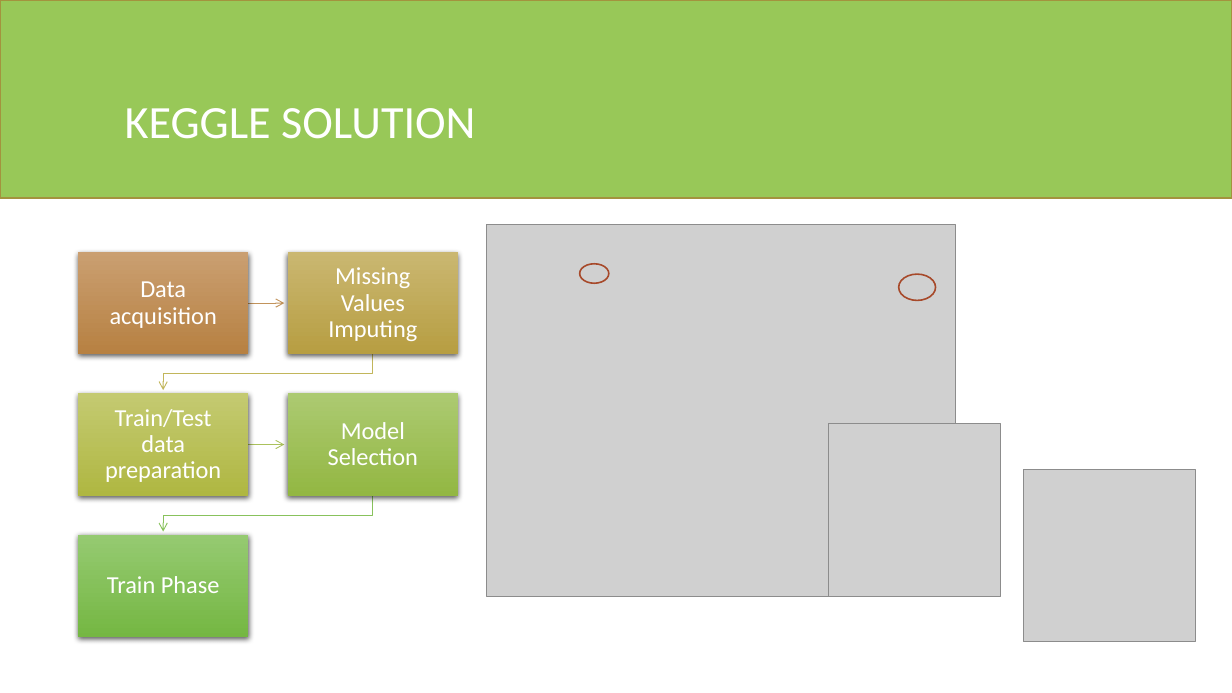
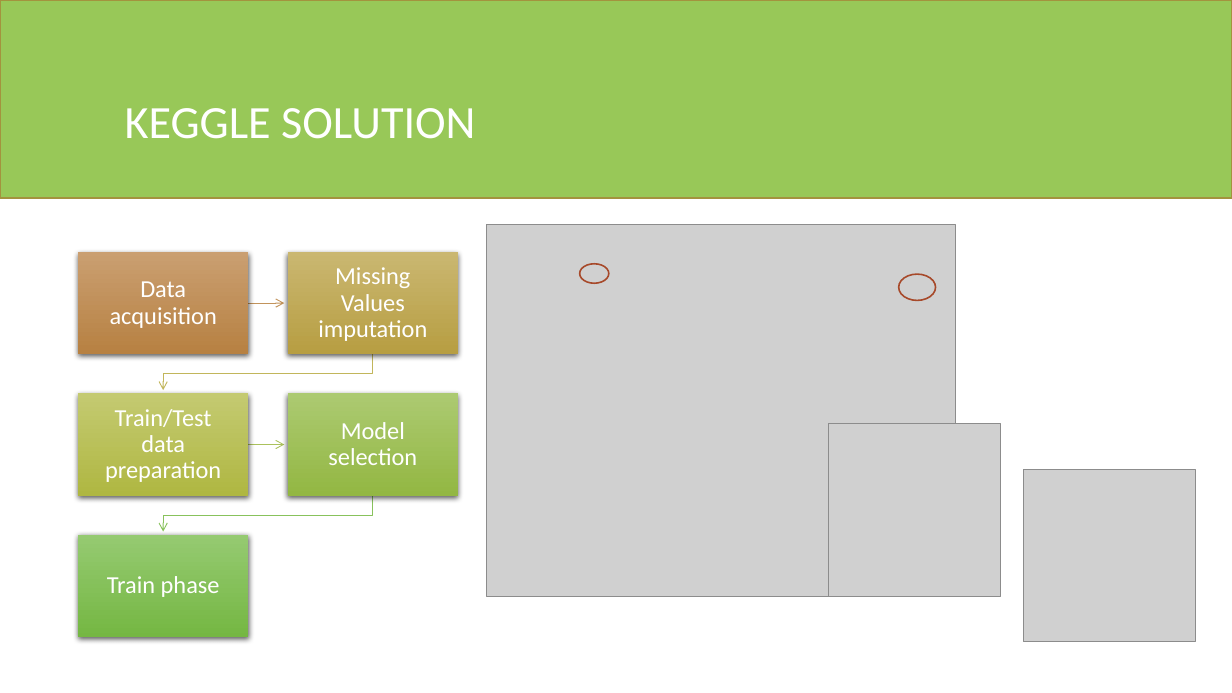
Before and after one commit to fedeloper/Biometrics2021, a slide deck: slide 9 of Facial Keypoints Detector.pptx. Drawn at 1232x693 pixels with LibreOffice and Linux fonts; fonts in the diff are those of the drawing; grey boxes stand for pictures. Boxes give left, top, right and bottom in pixels: in the first picture for what was removed or moved away, otherwise in the second. Text is boxed around its words. In the diff, an @@ line names an element or a change of style, - is before the commit and + after.

```diff
--- a/Facial Keypoints Detector.pptx
+++ b/Facial Keypoints Detector.pptx
@@ text at box(318, 267, 427, 341): text changed @@
-Missing Values Imputing
+Missing Values imputation
@@ text at box(328, 422, 417, 465): text changed @@
-Model Selection
+Model selection
@@ text at box(107, 576, 220, 597): text changed @@
-Train Phase
+Train phase
```
Also in this commit, not shown: 4 other slides changed, 4 slides added, 3 slides removed, 3 other files.
